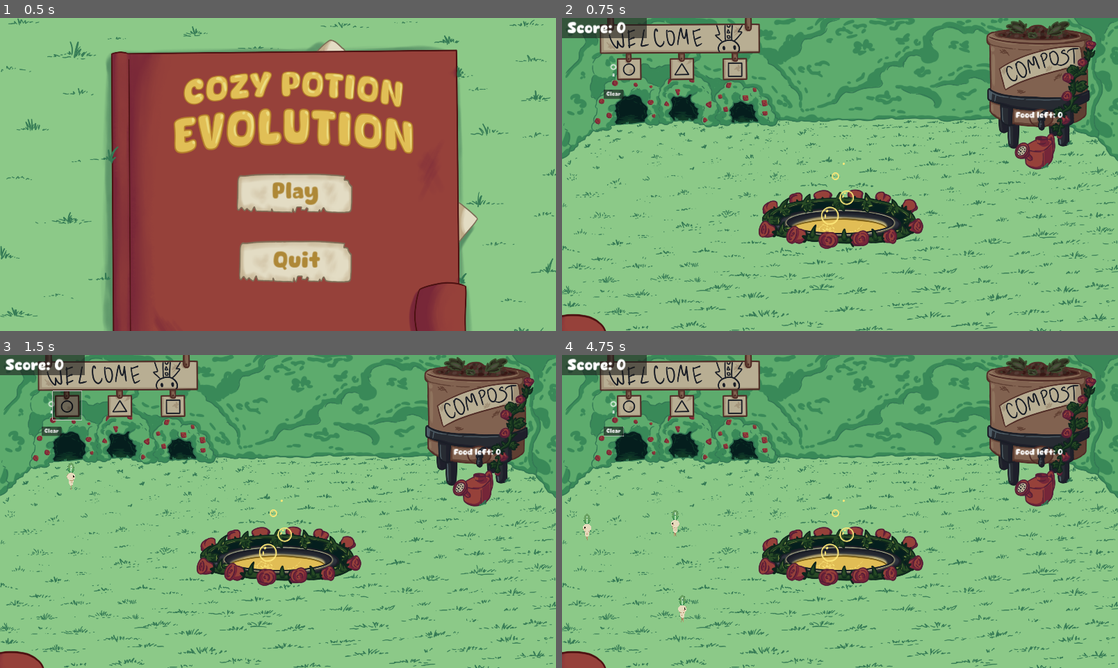
Above: before the commit, frames 1-4 (two rows, left to right).
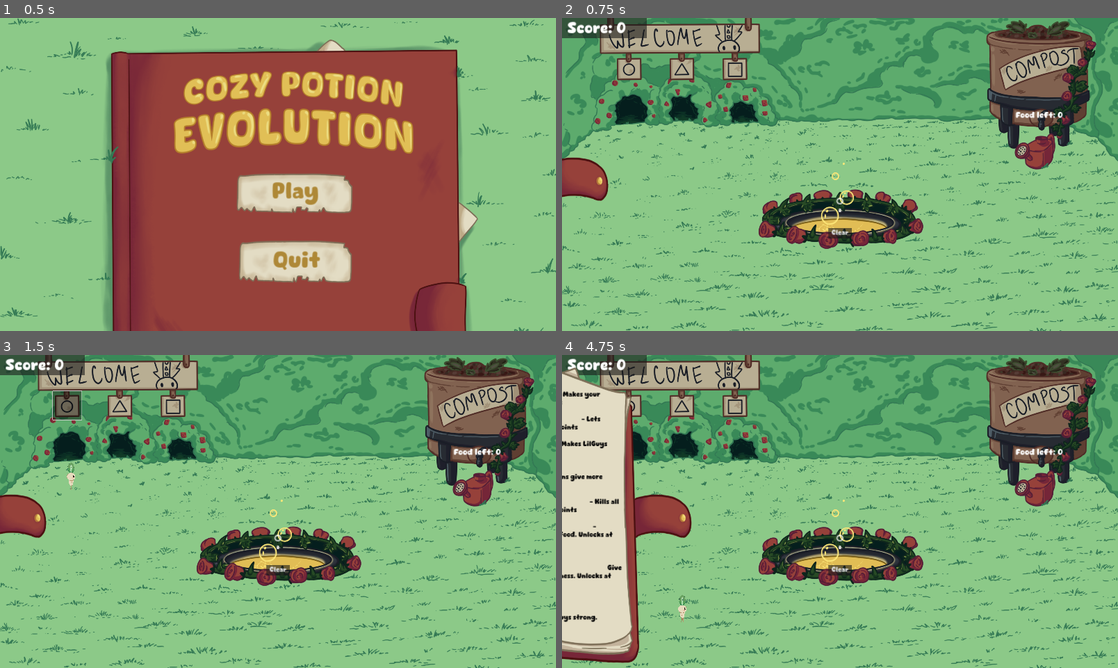
Above: after the commit, the same moments.

Repository: BoopEnthusiast/Cozy-Spring-Jam-2024
Game: Godot game, scene res://scenes/main_menu_screen.tscn
The game is run twice, just before and just after one commit, with the same random seed, the same clock (stepped at 60 frames per second) and the same inputs. Sound files missing from this copy of the repository are replaced by a short silence.
Inputs (mouse positions are in pixels of both pictures, inside the frame that each line leads up to):
- Up to frame 1 (0.5 s): no input
- Up to frame 2 (0.75 s): click "Play" at 0.5 s
- Up to frame 3 (1.5 s): click (66, 405) at 1.25 s
- Up to frame 4 (4.75 s): click (684, 405) at 2 s; click (734, 405) at 2.75 s; click "Clear" at 3.5 s; click (578, 517) at 4.27 s

Frame 1 is identical in both runs. In frame 2, 1.6% of the frame differs, in the area x 0-53%, y 14-100%; in frame 3, 1.6%; in frame 4, 13%, in the area x 0-53%, y 4-100%.

Commit message:
move cauldron

Diff:
--- a/scenes/main.tscn
+++ b/scenes/main.tscn
@@ -48,7 +48,8 @@
 visible = false
 
 [node name="Cauldron" parent="." instance=ExtResource("4_1x7nn")]
-position = Vector2(356, 461)
+position = Vector2(1920, 1407)
+scale = Vector2(1.17, 1.17)
 
 [node name="Compost" parent="." instance=ExtResource("5_0xkic")]
 position = Vector2(3296, 527)
@@ -80,8 +81,6 @@
 [node name="RecipesScreen" type="CanvasLayer" parent="."]
 
 [node name="RecipeBackground" parent="RecipesScreen" instance=ExtResource("8_hntjs")]
-offset_top = -429.0
-offset_bottom = 2542.0
 
 [node name="AudioStreamPlayer" type="AudioStreamPlayer" parent="."]
 stream = ExtResource("10_fyh3d")
